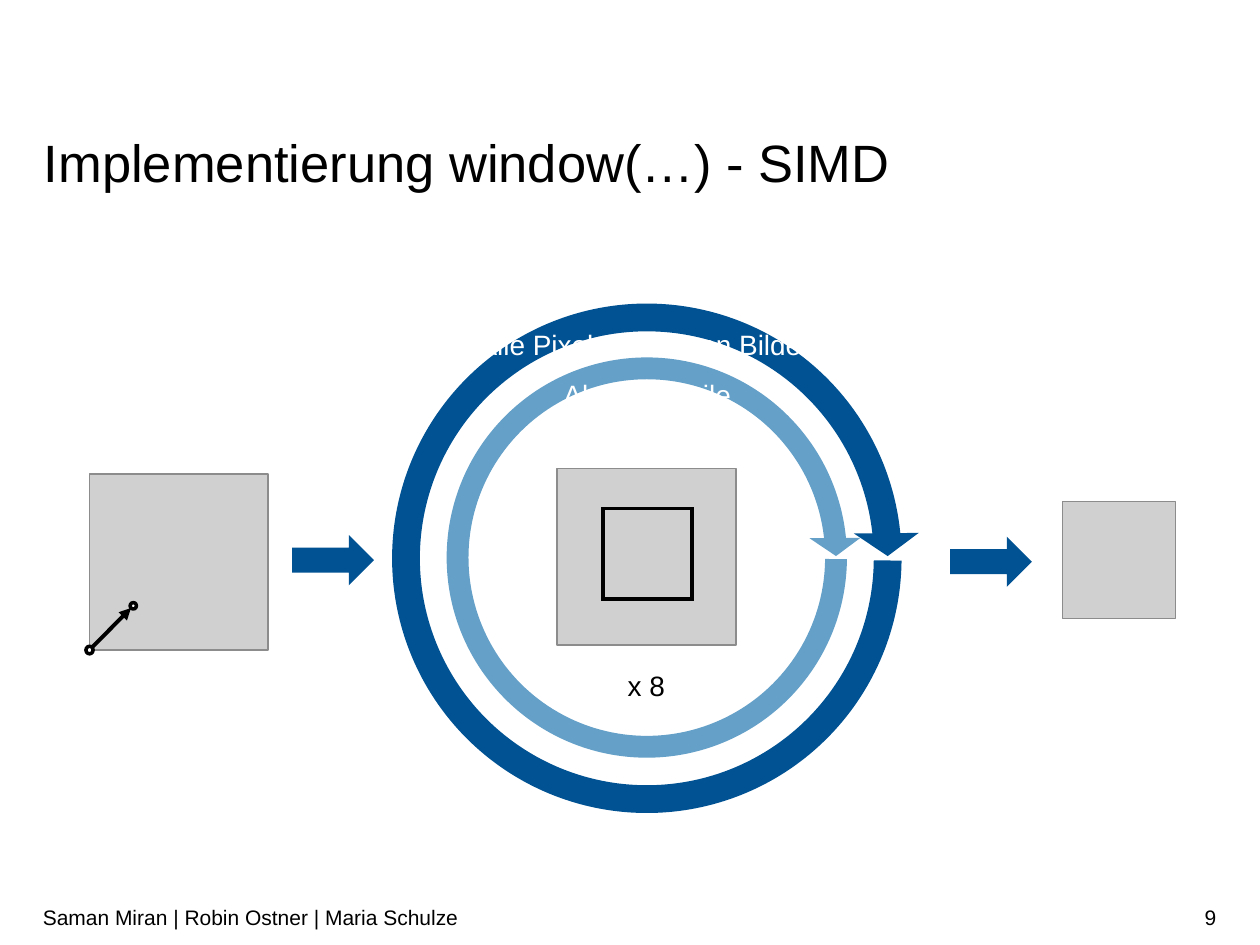
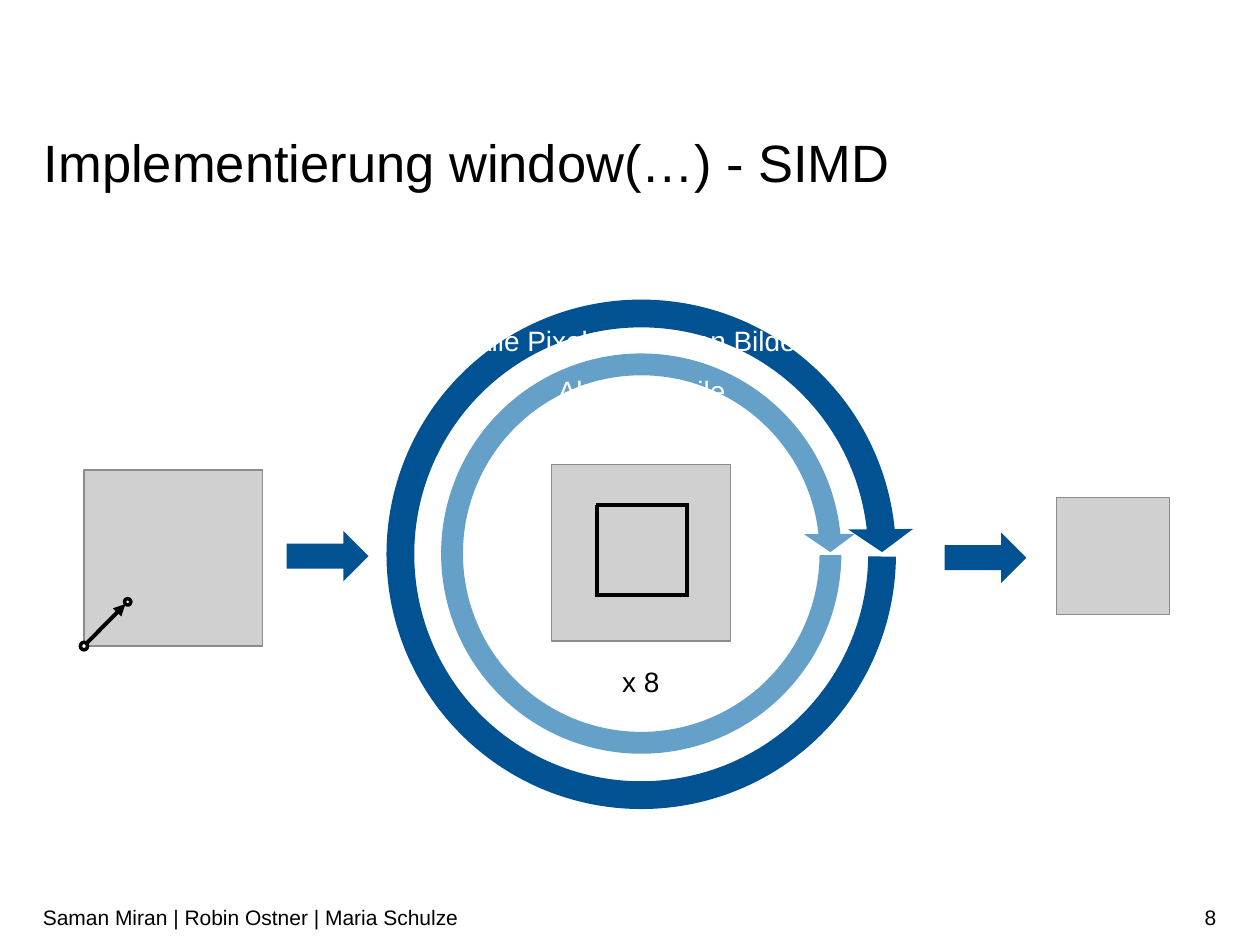
Before and after one commit to RobinOstner/bestASP, a slide deck: slide 8 of Praktikum ASP – Team 15.pptx (slide 9 before the commit). Drawn at 1260x945 pixels with LibreOffice and Linux fonts; fonts in the diff are those of the drawing; grey boxes stand for pictures; background and template pictures are left out. Boxes give left, top, right and bottom in pixels: in the first picture for what was removed or moved away, otherwise in the second. Text is boxed around its words. In the diff, an @@ line names an element or a change of style, - is before the commit and + after.

```diff
--- a/Praktikum ASP – Team 15.pptx
+++ b/Praktikum ASP – Team 15.pptx
@@ 4 lines, 3 pictures, 3 texts, 2 circular arrows, 2 ellipses, 2 right arrows, 1 arrow: place and size @@
-4 lines, 3 pictures, 3 texts, 2 circular arrows, 2 ellipses, 2 right arrows, 1 arrow at <box>86,285,1176,832</box>
+4 lines, 3 pictures, 3 texts, 2 circular arrows, 2 ellipses, 2 right arrows, 1 arrow at <box>81,281,1171,828</box>
@@ page number at <box>1205,910,1217,926</box>: text changed @@
-9
+8
```
Also in this commit, not shown: 3 other slides changed, 1 slide removed.
